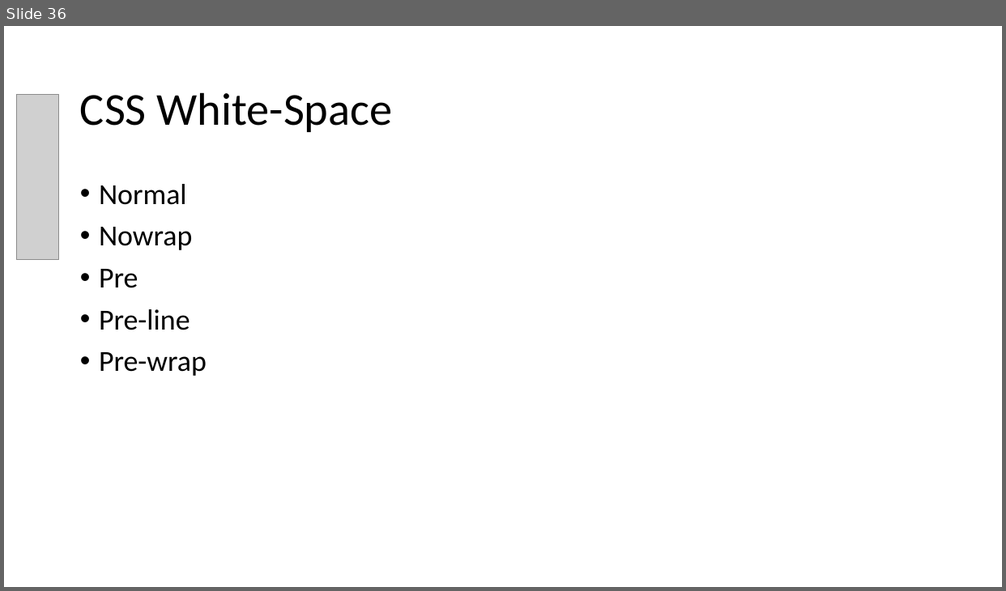
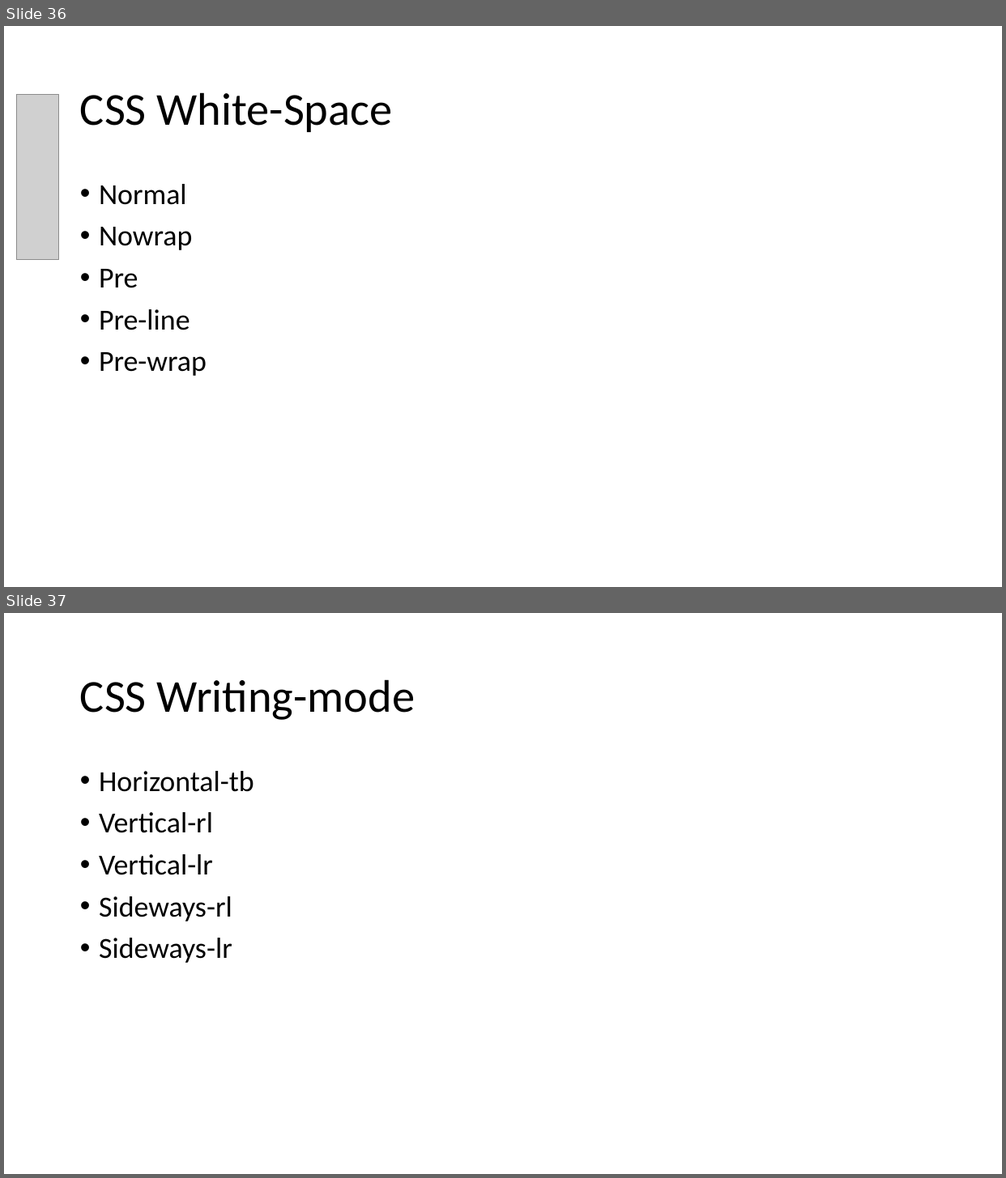
Before and after one commit to PiyushChaturvedii/Batch05, a slide deck: CSS3.pptx. Shown one above the other, each under a label of ours: slide 36 before the commit, slides 36 and 37 after it. The pictures are 1006x591 and 1006x1178 pixels, drawn with LibreOffice and Linux fonts; fonts in the diff are those of the drawing; grey boxes stand for pictures; background and template pictures are left out. Boxes give left, top, right and bottom in pixels: in the first picture for what was removed or moved away, otherwise in the second. Text is boxed around its words. In the diff, an @@ line names an element or a change of style, - is before the commit and + after.

```diff
--- a/CSS3.pptx
+++ b/CSS3.pptx
@@ slide 37 added at (x1=4, y1=613, x2=1002, y2=1174), background #FFFFFF @@
@@ title added at (x1=80, y1=679, x2=415, y2=720), 44 pt, text #000000 @@
+CSS Writing-mode
@@ text added at (x1=99, y1=771, x2=254, y2=963), 28 pt, text #000000 @@
+• Horizontal-tb
+• Vertical-rl
+• Vertical-lr
+• Sideways-rl
+• Sideways-lr
```
Also in this commit, not shown: 3 other slides added, 6 other files.
